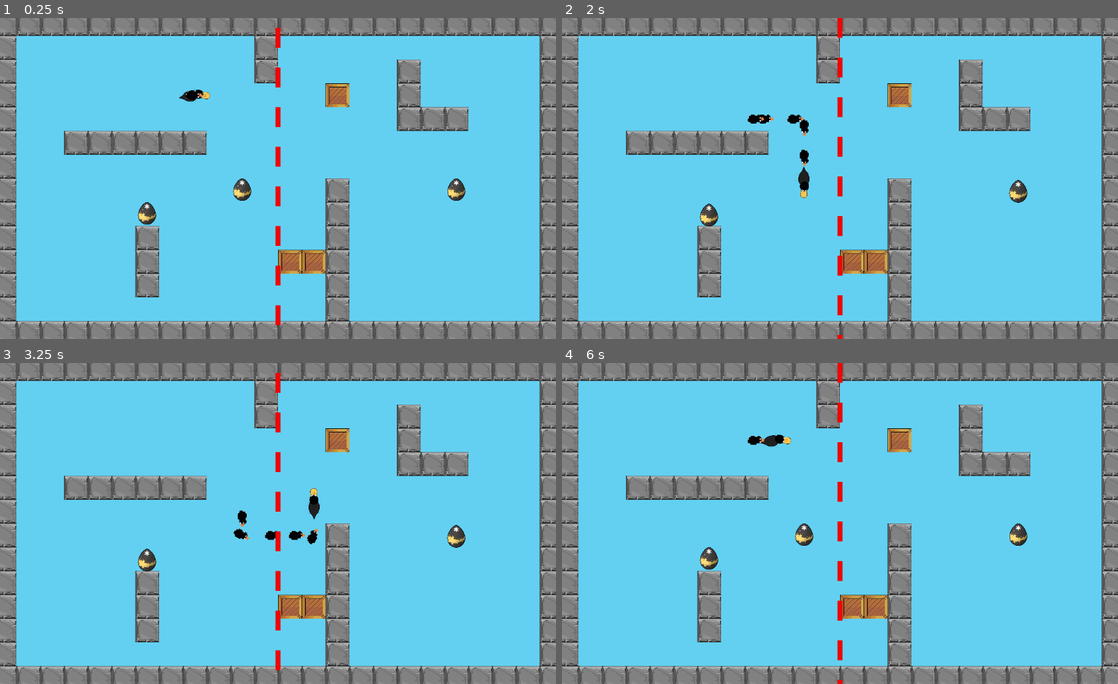
Above: before the commit, frames 1-4 (two rows, left to right).
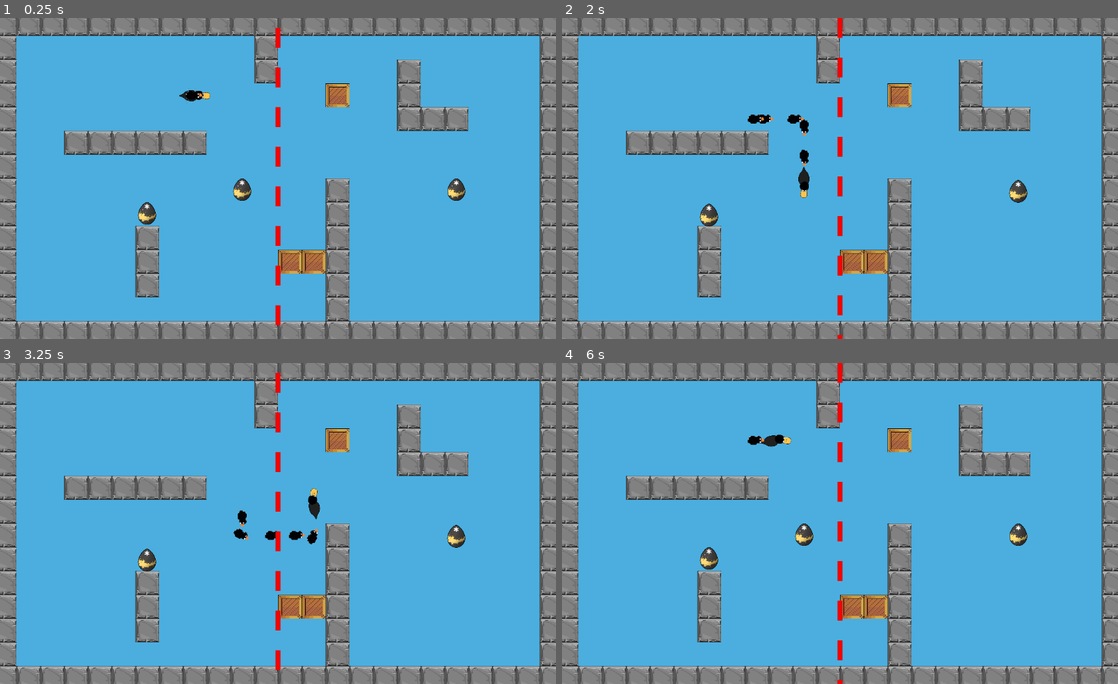
Above: after the commit, the same moments.

Repository: LuBolin/Wobbly-Waddlers
Game: Godot game, scene res://Levels/DummyLevel.tscn
The game is run twice, just before and just after one commit, with the same random seed, the same clock (stepped at 60 frames per second) and the same inputs.
Inputs:
- Up to frame 1 (0.25 s): no input
- Up to frame 2 (2 s): tap Enter (down) at 0.5 s; hold D (right) 0.53-1.28 s; tap 0 at 0.6 s; hold Enter (down) from 1.28 s (still down); tap 1 at 1.35 s
- Up to frame 3 (3.25 s): release Enter (down) at 2.03 s; hold D (right) 2.03-2.78 s; tap 2 at 2.1 s; hold W (up) from 2.78 s (still down); tap 3 at 2.85 s
- Up to frame 4 (6 s): release W (up) at 3.53 s; hold A (left) 3.53-5.03 s; tap 4 at 3.6 s; tap 5 at 4.35 s; hold Enter (down) 5.03-5.78 s; tap 6 at 5.1 s; tap R (restart) at 5.75 s; hold D (right) from 5.78 s (still down); tap 7 at 5.85 s

The runs differ from the first frame. In frame 1, 74% of the frame differs, in the area x 3-97%, y 5-95%; in frame 2, 74%; in frame 3, 74%; in frame 4, 74%.

Commit message:
Quality of life.
Quality of life.

Diff:
--- a/3D/3DWorld.tscn
+++ b/3D/3DWorld.tscn
@@ -1,7 +1,8 @@
-[gd_scene load_steps=12 format=3 uid="uid://bt28qygtuoe15"]
+[gd_scene load_steps=14 format=3 uid="uid://bt28qygtuoe15"]
 
 [ext_resource type="Script" path="res://3D/3DManager.gd" id="1_386cp"]
 [ext_resource type="PackedScene" uid="uid://d0aok26koh50p" path="res://Levels/DummyLevel.tscn" id="2_bmwqr"]
+[ext_resource type="PhysicsMaterial" uid="uid://byewnhgc3p68i" path="res://3D/board_strong_friction_physics_material.tres" id="3_4kneq"]
 [ext_resource type="Script" path="res://3D/boardbody.gd" id="3_kg7dr"]
 [ext_resource type="Texture2D" uid="uid://dkqw3r1vfvetf" path="res://Resources/grass.png" id="4_wffy5"]
 
@@ -20,14 +21,16 @@
 [sub_resource type="CapsuleShape3D" id="CapsuleShape3D_xjp4u"]
 height = 10.0
 
+[sub_resource type="StandardMaterial3D" id="StandardMaterial3D_1kspr"]
+albedo_color = Color(1, 0, 0, 1)
+
+[sub_resource type="CylinderMesh" id="CylinderMesh_y10eo"]
+material = SubResource("StandardMaterial3D_1kspr")
+top_radius = 0.1
+bottom_radius = 0.1
+height = 1.0
+
 [sub_resource type="Theme" id="Theme_l2vb6"]
-
-[sub_resource type="StyleBoxLine" id="StyleBoxLine_ddnjj"]
-content_margin_left = 0.0
-content_margin_top = 0.0
-content_margin_right = 0.0
-content_margin_bottom = 0.0
-vertical = true
 
 [node name="3DRoot" type="Node3D"]
 script = ExtResource("1_386cp")
@@ -40,10 +43,10 @@
 
 [node name="Board" type="RigidBody3D" parent="."]
 unique_name_in_owner = true
-axis_lock_linear_x = true
 axis_lock_linear_z = true
 axis_lock_angular_x = true
 axis_lock_angular_y = true
+physics_material_override = ExtResource("3_4kneq")
 script = ExtResource("3_kg7dr")
 
 [node name="BoardMesh" type="MeshInstance3D" parent="Board"]
@@ -67,6 +70,18 @@
 [node name="StandCollider" type="CollisionShape3D" parent="Stand"]
 shape = SubResource("CapsuleShape3D_xjp4u")
 
+[node name="Stand_Red_Line" type="CPUParticles3D" parent="Stand"]
+transform = Transform3D(1, 0, 0, 0, 1, 0, 0, 0, 1, 0, 0, 1)
+top_level = true
+lifetime = 5.0
+mesh = SubResource("CylinderMesh_y10eo")
+direction = Vector3(0, -1, 0)
+spread = 0.0
+gravity = Vector3(0, 0, 0)
+initial_velocity_min = 5.0
+initial_velocity_max = 5.0
+color = Color(1, 0, 0, 1)
+
 [node name="Grass" type="Sprite3D" parent="."]
 transform = Transform3D(35.04, 0, 0, 0, 35.04, 0, 0, 0, 35.04, 0, -51.3352, 0)
 axis = 1
@@ -76,34 +91,66 @@
 transform = Transform3D(1, 0, 0, 0, 1, 0, 0, 0, 1, 0, -1.02088, 4.40299)
 omni_range = 30.0
 
-[node name="HBoxContainer" type="HBoxContainer" parent="."]
-offset_right = 40.0
-offset_bottom = 40.0
+[node name="Control" type="Control" parent="."]
+layout_mode = 3
+anchors_preset = 15
+anchor_right = 1.0
+anchor_bottom = 1.0
+grow_horizontal = 2
+grow_vertical = 2
 
-[node name="InfoPanel" type="SubViewportContainer" parent="HBoxContainer"]
+[node name="HBoxContainer" type="HBoxContainer" parent="Control"]
+layout_mode = 1
+anchors_preset = 15
+anchor_right = 1.0
+anchor_bottom = 1.0
+offset_right = 38.0
+grow_horizontal = 2
+grow_vertical = 2
+
+[node name="InfoPanel" type="VBoxContainer" parent="Control/HBoxContainer"]
+layout_mode = 2
+size_flags_horizontal = 3
+
+[node name="LevelLabel" type="Label" parent="Control/HBoxContainer/InfoPanel"]
+layout_mode = 2
+theme_override_font_sizes/font_size = 48
+text = "Level 5"
+horizontal_alignment = 1
+
+[node name="HSeparator" type="HSeparator" parent="Control/HBoxContainer/InfoPanel"]
+layout_mode = 2
+
+[node name="Spacer" type="Control" parent="Control/HBoxContainer/InfoPanel"]
+layout_mode = 2
+size_flags_vertical = 3
+
+[node name="HSeparator2" type="HSeparator" parent="Control/HBoxContainer/InfoPanel"]
+layout_mode = 2
+
+[node name="TiltViewport" type="SubViewportContainer" parent="Control/HBoxContainer/InfoPanel"]
 layout_mode = 2
 theme = SubResource("Theme_l2vb6")
 
-[node name="SubViewport2" type="SubViewport" parent="HBoxContainer/InfoPanel"]
+[node name="SubViewport2" type="SubViewport" parent="Control/HBoxContainer/InfoPanel/TiltViewport"]
 handle_input_locally = false
 size = Vector2i(200, 200)
 render_target_update_mode = 4
 
-[node name="Camera3D2" type="Camera3D" parent="HBoxContainer/InfoPanel/SubViewport2"]
-transform = Transform3D(1, 0, 0, 0, 1, 0, 0, 0, 1, 0, 0, 8.61243)
+[node name="Camera3D2" type="Camera3D" parent="Control/HBoxContainer/InfoPanel/TiltViewport/SubViewport2"]
+transform = Transform3D(1, 0, 0, 0, 1, 0, 0, 0, 1, 0, 0, 9)
 
-[node name="VSeparator" type="VSeparator" parent="HBoxContainer"]
-layout_mode = 2
-theme_override_styles/separator = SubResource("StyleBoxLine_ddnjj")
-
-[node name="MainView" type="SubViewportContainer" parent="HBoxContainer"]
+[node name="VSeparator" type="VSeparator" parent="Control/HBoxContainer"]
 layout_mode = 2
 
-[node name="SubViewport" type="SubViewport" parent="HBoxContainer/MainView"]
+[node name="MainView" type="SubViewportContainer" parent="Control/HBoxContainer"]
+layout_mode = 2
+
+[node name="SubViewport" type="SubViewport" parent="Control/HBoxContainer/MainView"]
 handle_input_locally = false
 size = Vector2i(948, 648)
 render_target_update_mode = 4
 
-[node name="MainCamera3D" type="Camera3D" parent="HBoxContainer/MainView/SubViewport"]
+[node name="MainCamera3D" type="Camera3D" parent="Control/HBoxContainer/MainView/SubViewport"]
 unique_name_in_owner = true
 transform = Transform3D(1, 0, 0, 0, 0.0871558, 0.996195, 0, -0.996195, 0.0871558, 0, 5.5, 0.5)
--- /dev/null
+++ b/3D/board_strong_friction_physics_material.tres
@@ -0,0 +1,4 @@
+[gd_resource type="PhysicsMaterial" format=3 uid="uid://byewnhgc3p68i"]
+
+[resource]
+rough = true
--- a/3D/boardbody.gd
+++ b/3D/boardbody.gd
@@ -1,8 +1,9 @@
 extends RigidBody3D
 
 func _ready() -> void:
+	# arbitrary constant
 	set_inertia(Vector3(2, 2, 2))
-	set_angular_damp(1)
+	set_angular_damp(3)
 	%"2DLevelManager".set_stand_x(%Stand.position.x)
 
 func _physics_process(delta: float) -> void:
--- a/Levels/DummyLevel.tscn
+++ b/Levels/DummyLevel.tscn
@@ -6,12 +6,24 @@
 [ext_resource type="Texture2D" uid="uid://ojue2qysf3pu" path="res://Resources/red_dash.png" id="4_4rta2"]
 [ext_resource type="Shader" path="res://Scenes/ShifitingTexture.gdshader" id="4_sivo7"]
 
+[sub_resource type="Gradient" id="Gradient_awj7v"]
+offsets = PackedFloat32Array(0)
+colors = PackedColorArray(0.294118, 0.682353, 0.87451, 1)
+
+[sub_resource type="GradientTexture2D" id="GradientTexture2D_ihqfh"]
+gradient = SubResource("Gradient_awj7v")
+fill_to = Vector2(1, 1)
+
 [sub_resource type="ShaderMaterial" id="ShaderMaterial_tfbm2"]
 shader = ExtResource("4_sivo7")
 shader_parameter/speed = 1.0
 
 [node name="DummyLevel" type="Node2D"]
 script = ExtResource("1_ykndm")
+
+[node name="BackgroundColor" type="Sprite2D" parent="."]
+scale = Vector2(18, 10)
+texture = SubResource("GradientTexture2D_ihqfh")
 
 [node name="Terrain" type="TileMapLayer" parent="."]
 tile_map_data = PackedByteArray("AAD0/wYAAAAAAAAAAAD0/wUAAAAAAAAAAAD1/wYAAAAAAAAAAAD0//n/AAAAAAAAAAD0//r/AAAAAAAAAAD0// …(1600 unchanged characters)…
--- a/Levels/LevelManager.gd
+++ b/Levels/LevelManager.gd
@@ -35,6 +35,7 @@
 	parse_tilemaplayer()
 
 	Singleton.lose.connect(finish_level)
+	Singleton.win.connect(finish_level)
 
 func parse_tilemaplayer():
 	for i in range(level_size.y):
@@ -170,8 +171,6 @@
 			if world_to_tile(egg.global_position) == last_crate_target:
 				egg.die()
 				eggs.remove_at(eggs.find(egg))
-				if len(eggs) == 0:
-					Singleton.win.emit()
 		if(last_crate_target not in walls):
 			var target_in_world = tile_to_world(target)
 			var moved = quacker.move(target_in_world)
@@ -188,6 +187,8 @@
 			if target == world_to_tile(egg.position):
 				egg.hatch()
 				eggs.remove_at(eggs.find(egg))
+				if len(eggs) == 0:
+					Singleton.win.emit()
 		var target_in_world = tile_to_world(target)
 		quacker.move(target_in_world)
 		return true
--- a/Objects/Egg/Egg.tscn
+++ b/Objects/Egg/Egg.tscn
@@ -16,4 +16,6 @@
 sprite_frames = ExtResource("3_p35tv")
 animation = &"wobble"
 autoplay = "wobble"
-frame_progress = 0.724428
+frame_progress = 0.694542
+
+[node name="hatch" type="AudioStreamPlayer2D" parent="."]
--- a/Objects/Quacker/Duckling.tscn
+++ b/Objects/Quacker/Duckling.tscn
@@ -8,3 +8,9 @@
 
 [node name="Sprite" type="Sprite2D" parent="."]
 texture = ExtResource("1_ryowp")
+
+[node name="quack" type="AudioStreamPlayer2D" parent="."]
+
+[node name="die" type="AudioStreamPlayer2D" parent="."]
+
+[node name="splash" type="AudioStreamPlayer2D" parent="."]
--- a/Objects/Quacker/Quacker.tscn
+++ b/Objects/Quacker/Quacker.tscn
@@ -16,4 +16,10 @@
 sprite_frames = ExtResource("3_t3j8y")
 animation = &"swim"
 autoplay = "swim"
-frame_progress = 0.0278653
+frame_progress = 0.902953
+
+[node name="quack" type="AudioStreamPlayer2D" parent="."]
+
+[node name="death" type="AudioStreamPlayer2D" parent="."]
+
+[node name="splash" type="AudioStreamPlayer2D" parent="."]
--- /dev/null
+++ b/Scenes/BGM.tscn
@@ -0,0 +1,5 @@
+[gd_scene format=3 uid="uid://tcg56sn7hjru"]
+
+[node name="Bgm" type="Node3D"]
+
+[node name="AudioStreamPlayer3D" type="AudioStreamPlayer3D" parent="."]
--- a/project.godot
+++ b/project.godot
@@ -19,6 +19,7 @@
 
 Singleton="*res://Singleton.gd"
 Global="*res://Global.gd"
+Bgm="*res://Scenes/BGM.tscn"
 
 [display]
 
@@ -62,4 +63,3 @@
 
 textures/canvas_textures/default_texture_filter=0
 renderer/rendering_method="mobile"
-environment/defaults/default_clear_color=Color(0.388235, 0.815686, 0.945098, 1)
Not shown: 1 places in Levels/DummyLevel.tscn that only renumber resources
